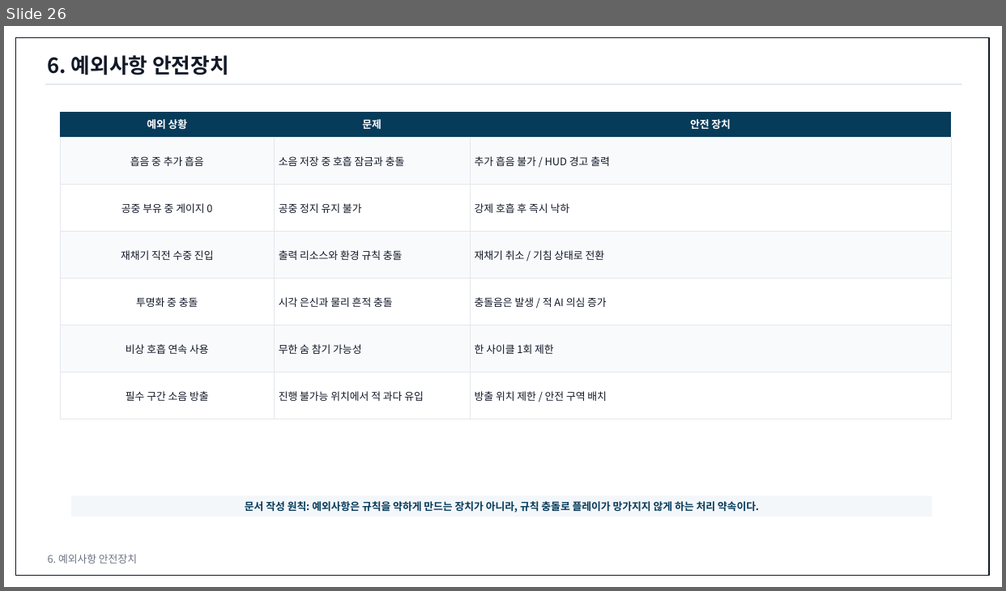
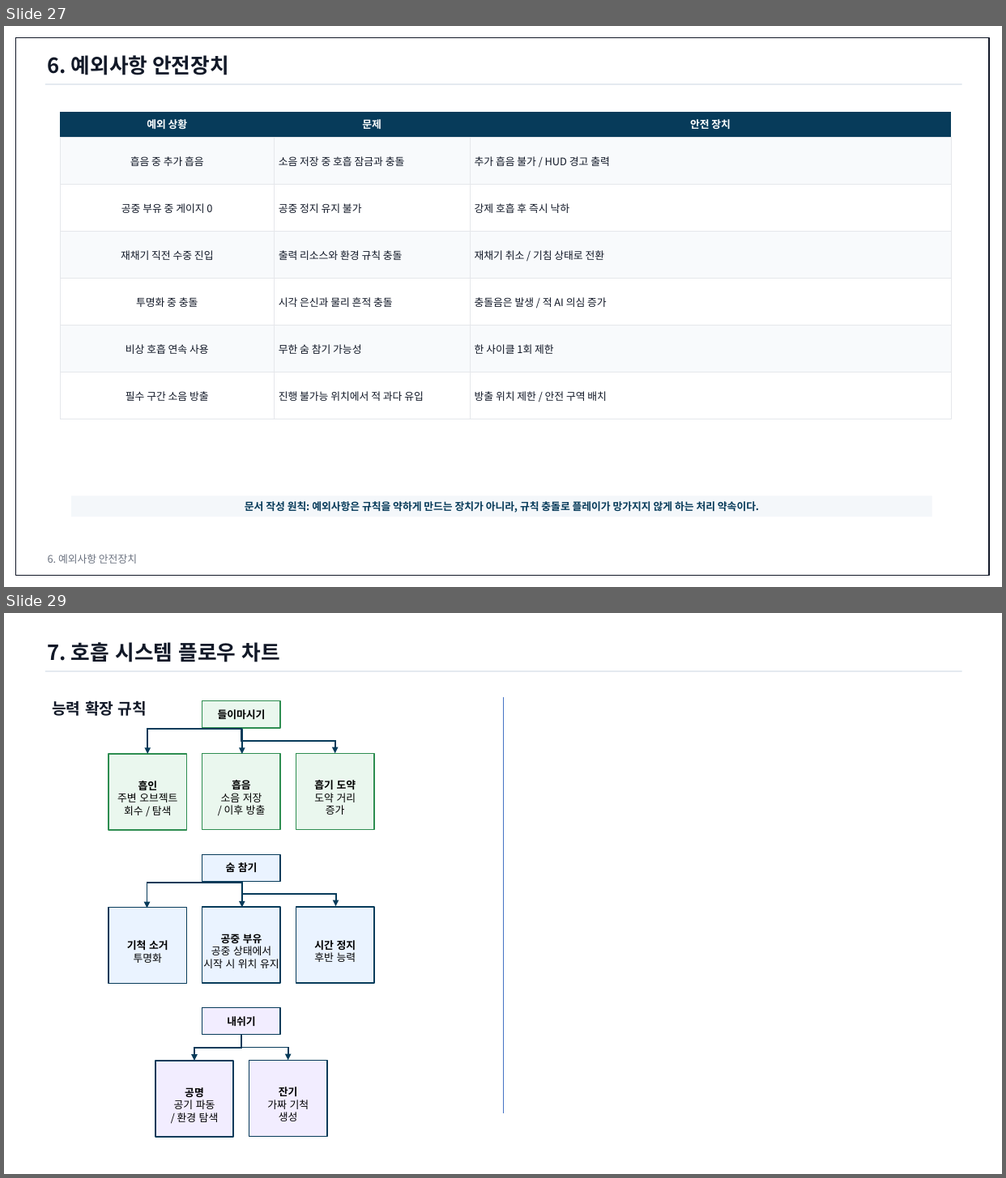
Before and after one commit to ysooj/Gihoek_8, a slide deck: [작업 중] 호흡 시스템 기획문서.pptx. Shown one above the other, each under a label of ours: slide 26 before the commit, slides 27 and 29 after it; the slides between them are not shown. The pictures are 1006x591 and 1006x1178 pixels, drawn with LibreOffice and Linux fonts; fonts in the diff are those of the drawing. Boxes give left, top, right and bottom in pixels: in the first picture for what was removed or moved away, otherwise in the second. Text is boxed around its words. In the diff, an @@ line names an element or a change of style, - is before the commit and + after.

```diff
--- a/[작업 중] 호흡 시스템 기획문서.pptx
+++ b/[작업 중] 호흡 시스템 기획문서.pptx
@@ slide 29 added at [4,613,1002,1174], background #FFFFFF @@
@@ text added at [48,642,280,662], 20 pt, text #111827, bold @@
+7. 호흡 시스템 플로우 차트
@@ line added from (45, 671) to (962, 671), #D7E0E8 1 pt @@
@@ text added at [52,700,147,716], 15 pt, text #111827, bold @@
+능력 확장 규칙
@@ rectangle added at [202,701,280,728], fill #EAF7EE, outline #2D8D50 1.1 pt, 10 pt, text #000000, bold @@
+들이마시기
@@ line added from (503, 697) to (503, 1113), #4472C4 0.5 pt @@
@@ elbow arrow added from (242, 729) to (147, 754), #073B5A 1.5 pt @@
@@ elbow arrow added from (242, 729) to (335, 754), #073B5A 1.5 pt @@
@@ arrow added from (242, 729) to (242, 754), #073B5A 1.5 pt @@
@@ rectangle added at [108,754,187,830], fill #EAF7EE, outline #2D8D50 1.1 pt, 10 pt, text #000000 @@
+흡인
+주변 오브젝트
+회수 / 탐색
@@ rectangle added at [202,754,280,830], fill #EAF7EE, outline #2D8D50 1.1 pt, 10 pt, text #000000 @@
+흡음
+소음 저장
+/ 이후 방출
@@ rectangle added at [296,754,374,830], fill #EAF7EE, outline #2D8D50 1.1 pt, 10 pt, text #000000 @@
+흡기 도약
+도약 거리
+증가
@@ rectangle added at [202,855,280,882], fill #EAF3FF, outline #073B5A 1.1 pt, 10 pt, text #000000, bold @@
+숨 참기
@@ elbow arrow added from (241, 884) to (147, 908), #073B5A 1.5 pt @@
@@ arrow added from (242, 883) to (242, 907), #073B5A 1.5 pt @@
@@ elbow arrow added from (243, 882) to (335, 906), #073B5A 1.5 pt @@
@@ rectangle added at [108,907,187,983], fill #EAF3FF, outline #073B5A 1.1 pt, 10 pt, text #000000, bold @@
+기척 소거
+투명화
@@ rectangle added at [202,907,280,983], fill #EAF3FF, outline #073B5A 1.1 pt, 10 pt, text #000000 @@
+공중 부유
+공중 상태에서
+시작 시 위치 유지
@@ rectangle added at [296,907,374,983], fill #EAF3FF, outline #073B5A 1.1 pt, 10 pt, text #000000, bold @@
+시간 정지
+후반 능력
@@ rectangle added at [202,1008,280,1035], fill #F2EDFF, outline #073B5A 1.1 pt, 10 pt, text #000000, bold @@
+내쉬기
@@ elbow arrow added from (241, 1035) to (194, 1061), #073B5A 1.5 pt @@
@@ elbow arrow added from (241, 1035) to (288, 1061), #073B5A 1.5 pt @@
@@ rectangle added at [155,1061,233,1137], fill #F2EDFF, outline #073B5A 1.1 pt, 10 pt, text #000000 @@
+공명
+공기 파동
+/ 환경 탐색
@@ rectangle added at [249,1061,326,1137], fill #F2EDFF, outline #073B5A 1.1 pt, 10 pt, text #000000 @@
+잔기
+가짜 기척
+생성
@@ what was slide 26 is now slide 27 @@
```
Also in this commit, not shown: 2 other slides added, 2 other files.
